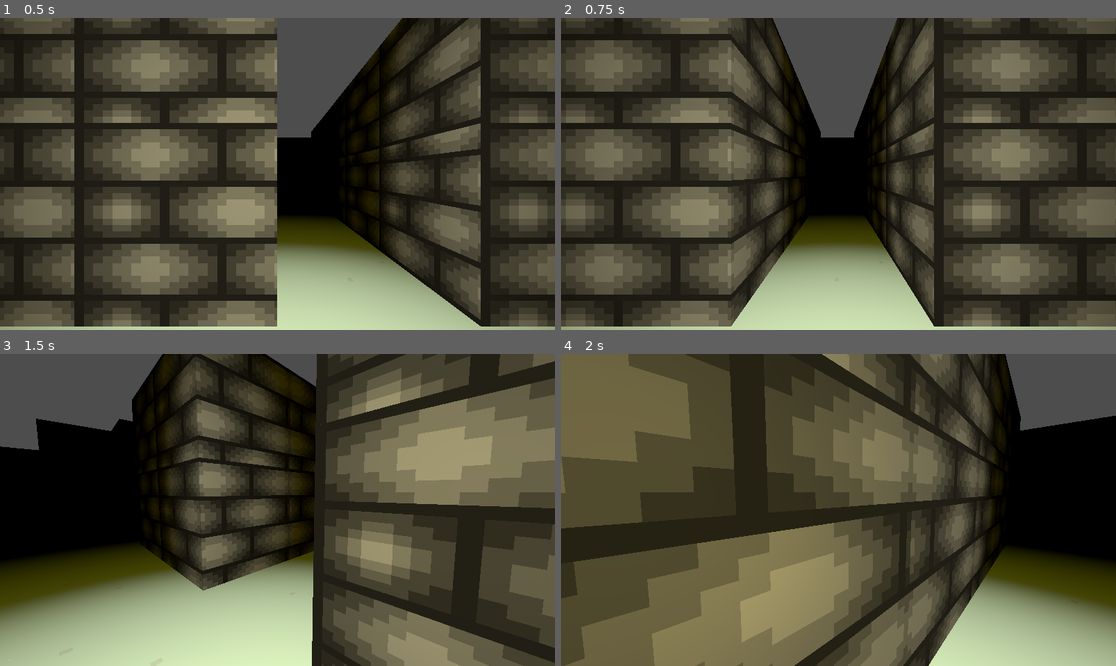
Above: before the commit, frames 1-4 (two rows, left to right).
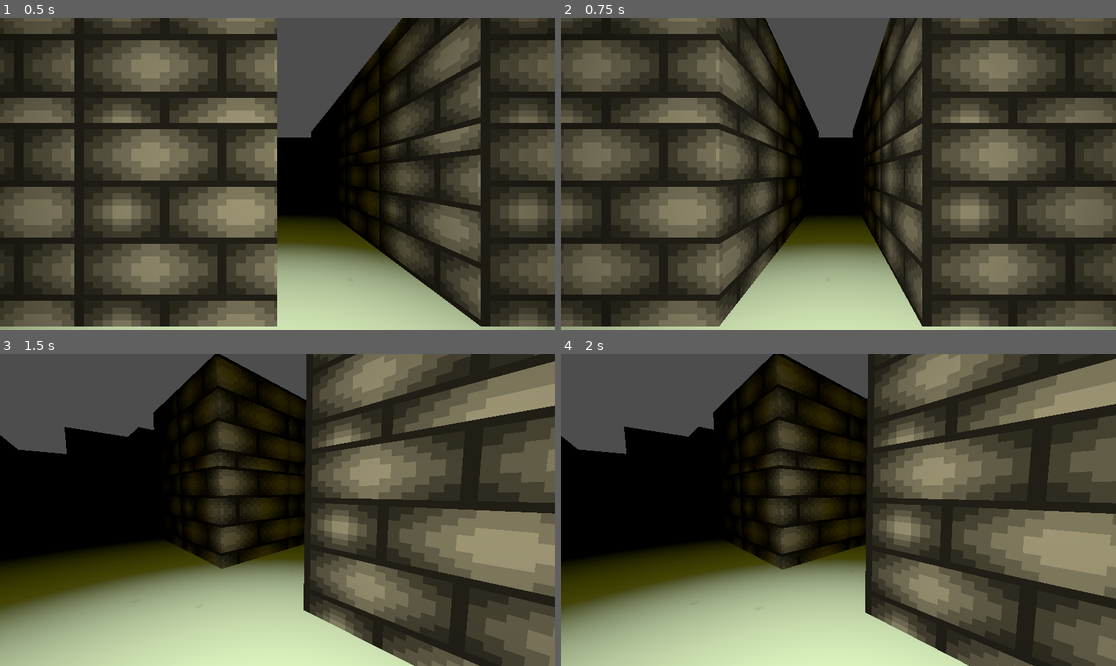
Above: after the commit, the same moments.

Repository: Coola101/Project-Chronomancer
Game: Godot game, scene res://scenes/testRooms/NavTests.tscn
The game is run twice, just before and just after one commit, with the same random seed, the same clock (stepped at 60 frames per second) and the same inputs. This scene is started directly instead of the project's main scene.
Inputs (mouse positions are in pixels of both pictures, inside the frame that each line leads up to):
- Up to frame 1 (0.5 s): no input
- Up to frame 2 (0.75 s): tap Enter (ui_accept) at 0.5 s; move the mouse to (960, 158) at 0.52 s; hold D (move_right) from 0.53 s (still down); hold Shift (sprint) from 0.53 s (still down); click (960, 158) at 0.67 s
- Up to frame 3 (1.5 s): tap Enter (ui_accept) at 0.77 s; move the mouse to (249, 510) at 1.27 s; release D (move_right) at 1.28 s; release Shift (sprint) at 1.28 s; hold W (move_forward) from 1.28 s (still down); tap Shift (sprint) at 1.35 s
- Up to frame 4 (2 s): keep holding W (move_forward); tap Enter (ui_accept) at 1.52 s

Frame 1 is identical in both runs. In frame 2, 17% of the frame differs, in the area x 3-95%, y 0-99%; in frame 3, 45%; in frame 4, 88%, in the area x 0-100%, y 0-100%.

Commit message:
Minor tweaks
Tweaked player speed, sprint speed, and enemy speed to make the game more fast paced. Also tweaked the names of Enemy-related scripts to be more accurate

Diff:
--- a/scenes/prefabs/EnemyTester.tscn
+++ b/scenes/prefabs/EnemyTester.tscn
@@ -1,6 +1,6 @@
 [gd_scene load_steps=4 format=3 uid="uid://dvmwvax6gany6"]
 
-[ext_resource type="Script" uid="uid://b0rsqdmewj2pk" path="res://scripts/Enemy/EnemyTracking.gd" id="1_0kupw"]
+[ext_resource type="Script" uid="uid://b0rsqdmewj2pk" path="res://scripts/Enemy/EnemyControl.gd" id="1_0kupw"]
 
 [sub_resource type="CylinderShape3D" id="CylinderShape3D_0kupw"]
 
--- a/scripts/Enemy/EnemyTracking.gd
+++ b/scripts/Enemy/EnemyControl.gd
@@ -1,16 +1,22 @@
 extends CharacterBody3D
+
+enum EnemyState {
+	Idling,
+	Chasing, Stunned,
+	Cooldown
+}
 
 @onready var navigation = $NavigationAgent3D
 
 func update_target_location(location):
 	navigation.target_location = location
 
-var speed = 5
+var chaseSpeed = 7.5
 
 func _physics_process(_delta):
 	var currentlocation = global_transform.origin
 	var nextLocation = navigation.get_next_path_position()
-	var newVelocity = (nextLocation-currentlocation).normalized() * speed
+	var newVelocity = (nextLocation-currentlocation).normalized() * chaseSpeed
 
 	velocity = velocity.move_toward(newVelocity, 0.25)
 	move_and_slide()
--- a/scripts/Enemy/EnemyDamage.gd
+++ /dev/null
@@ -1 +0,0 @@
-extends Node
--- a/scripts/player/player_controller.gd
+++ b/scripts/player/player_controller.gd
@@ -1,9 +1,10 @@
 extends CharacterBody3D
 
 
-const ACCELERATION: float = 0.45 # Speed which the player acccelerates
+const ACCELERATION: float = 0.5 # Speed which the player acccelerates
 const MAX_SPEED: float = 6.5 # Top walking speed for the player
-const SPRINT_SPEED: float = 9.0
+const SPRINT_SPEED: float = 10.0
+const SPRINT_ACCELERATION: float = 0.75
 #const JUMP_VELOCITY = 4.5
 
 @onready var pivot := $CameraPivot
@@ -54,6 +55,7 @@
 	var speed_cap: float
 	if Input.is_action_pressed("sprint"):
 		speed_cap = SPRINT_SPEED
+		# TODO:  Add call to recognize sound from sprint once added
 	else:
 		speed_cap = MAX_SPEED
 
Not shown, added: assets/Sprites/Blood_Splatter_Concept_1.png.import
Not shown, added: assets/Sprites/Blood_Splatter_Concept_2.png.import
Not shown, added: assets/Sprites/Blood_Splatter_Concept_3.png.import
Renamed: scripts/Enemy/EnemyTracking.gd.uid -> scripts/Enemy/EnemyControl.gd.uid
Not shown, removed: scripts/Enemy/EnemyDamage.gd.uid
